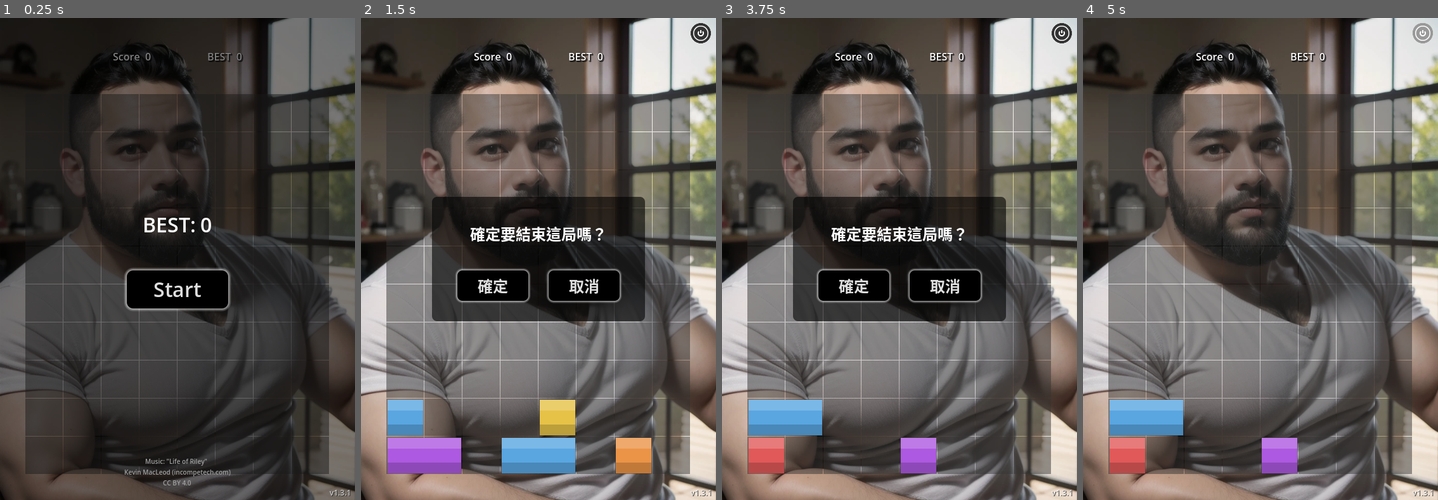
Above: before the commit, frames 1-4 (left to right).
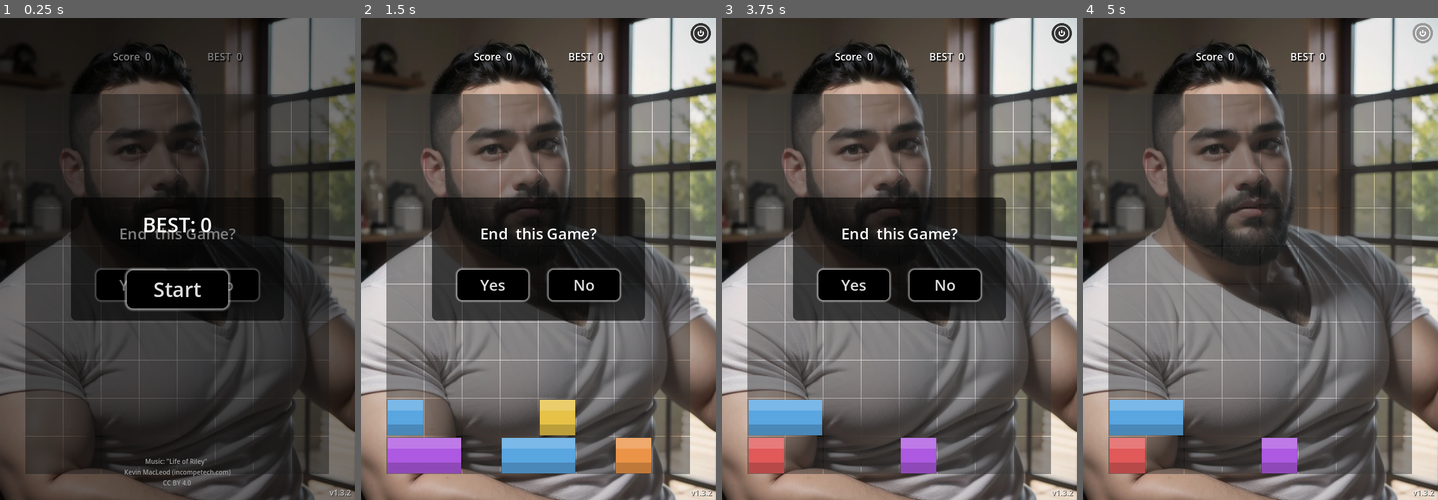
Above: after the commit, the same moments.

Repository: starjou/row-swipe
Game: Godot game, scene res://main.tscn
Two runs of this game, one before a commit and one after it. Both use one fixed random seed, a clock stepped at 60 frames per second and the inputs below. Sound files missing from this copy of the repository are replaced by a short silence.
Inputs (mouse positions are in pixels of both pictures, inside the frame that each line leads up to):
- Up to frame 1 (0.25 s): no input
- Up to frame 2 (1.5 s): click (492, 283) at 0.5 s, where only the run after the commit has a clickable "Yes"; click (701, 32) at 1.25 s
- Up to frame 3 (3.75 s): click "確定" (after the commit: "Yes") at 2 s; click "Restart" at 2.75 s; click (1062, 32) at 3.5 s
- Up to frame 4 (5 s): click "取消" (after the commit: "No") at 4.25 s

The runs differ from the first frame. In frame 1, 6.7% of the frame differs, in the area x 20-99%, y 37-100%; in frame 2, 1.6%; in frame 3, 1.6%; in frame 4, less than 0.1%.

Commit message:
v1.3.2 -- localize UI to English

Diff:
--- a/main.gd
+++ b/main.gd
@@ -41,7 +41,7 @@
 	board.bar_dropped.connect(func(): sfx_drop.play())
 	board.row_pushed.connect(func(): sfx_push.play())
 	restart_btn.pressed.connect(_on_restart)
-	version_label.text = "v1.3.1"
+	version_label.text = "v1.3.2"
 	# 記錄浮動 label 的初始位置
 	_label_bases[combo_label] = combo_label.position
 	_label_bases[gain_label]  = gain_label.position
--- a/main.tscn
+++ b/main.tscn
@@ -211,7 +211,6 @@
 expand_mode = 1
 
 [node name="EndConfirmPanel" type="PanelContainer" parent="UI" unique_id=613465385]
-visible = false
 anchors_preset = 8
 anchor_left = 0.5
 anchor_top = 0.5
@@ -232,7 +231,7 @@
 [node name="Label" type="Label" parent="UI/EndConfirmPanel/VBoxContainer" unique_id=997923328]
 layout_mode = 2
 theme_override_font_sizes/font_size = 24
-text = "確定要結束這局嗎？"
+text = "End  this Game?"
 horizontal_alignment = 1
 
 [node name="Control" type="Control" parent="UI/EndConfirmPanel/VBoxContainer" unique_id=1269132455]
@@ -250,7 +249,7 @@
 theme_override_font_sizes/font_size = 24
 theme_override_styles/normal = SubResource("StyleBoxFlat_w48qg")
 theme_override_styles/hover = SubResource("StyleBoxFlat_2cqfq")
-text = "確定"
+text = "Yes"
 
 [node name="CancelBtn" type="Button" parent="UI/EndConfirmPanel/VBoxContainer/HBoxContainer" unique_id=1727978214]
 custom_minimum_size = Vector2(112, 48)
@@ -258,7 +257,7 @@
 theme_override_font_sizes/font_size = 24
 theme_override_styles/normal = SubResource("StyleBoxFlat_vivmo")
 theme_override_styles/hover = SubResource("StyleBoxFlat_yaehf")
-text = "取消"
+text = "No	"
 
 [node name="GameOverScreen" type="ColorRect" parent="UI" unique_id=1127232092]
 visible = false
